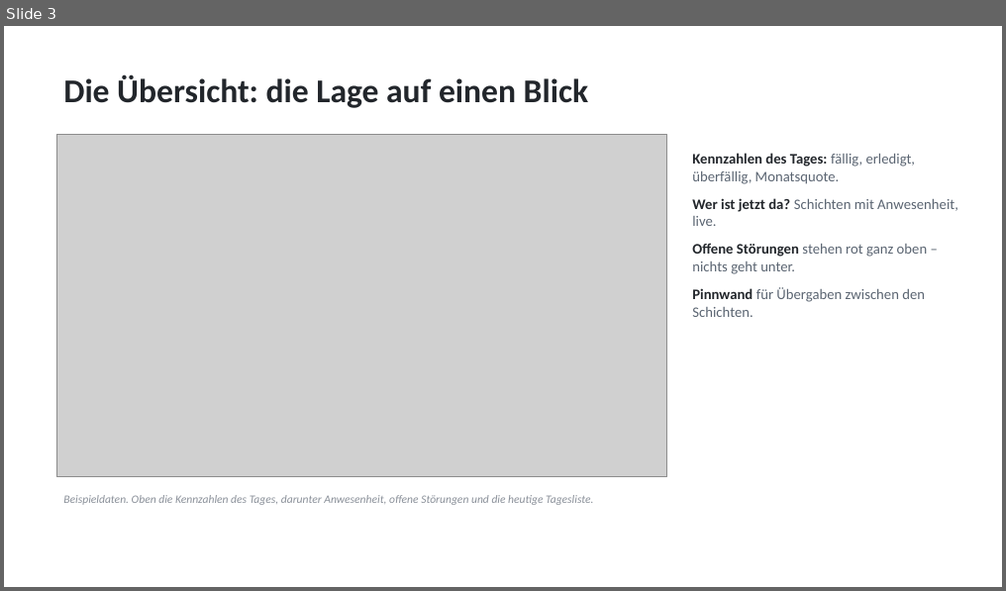
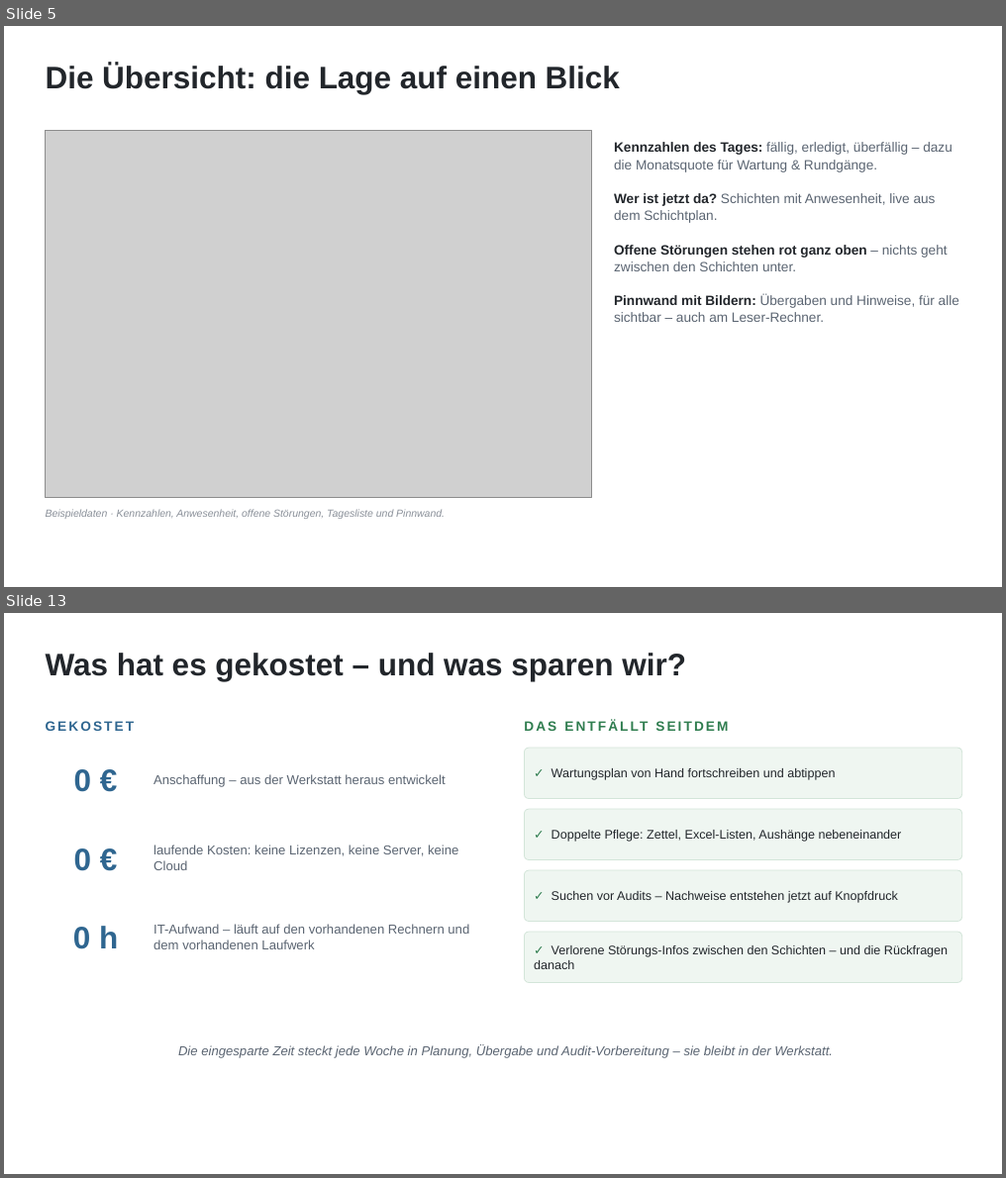
Before and after one commit to ciraciroberto90-debug/WerkstattKalender, a slide deck: doku/Werkstatt-Cockpit-Vorstellung.pptx. Shown one above the other, each under a label of ours: slide 3 before the commit, slides 5 and 13 after it; the slides between them are not shown. The pictures are 1006x591 and 1006x1178 pixels, drawn with LibreOffice and Linux fonts; fonts in the diff are those of the drawing; grey boxes stand for pictures. Boxes give left, top, right and bottom in pixels: in the first picture for what was removed or moved away, otherwise in the second. Text is boxed around its words. In the diff, an @@ line names an element or a change of style, - is before the commit and + after.

```diff
--- a/doku/Werkstatt-Cockpit-Vorstellung.pptx
+++ b/doku/Werkstatt-Cockpit-Vorstellung.pptx
@@ slide 13 added at (x1=4, y1=613, x2=1002, y2=1174), background #FFFFFF @@
@@ text added at (x1=46, y1=653, x2=686, y2=681), 30 pt, text #22262B, bold @@
+Was hat es gekostet – und was sparen wir?
@@ text added at (x1=46, y1=721, x2=135, y2=731), 13 pt, text #2F6690, bold @@
+GEKOSTET
@@ text added at (x1=525, y1=714, x2=966, y2=738), 13 pt, text #2F7D4F, bold @@
+DAS ENTFÄLLT SEITDEM
@@ rounded rectangle added at (x1=525, y1=748, x2=962, y2=799), fill #EFF6F1, outline #D3E5D9 0.75 pt, 12 pt, text #22262B @@
+✓ Wartungsplan von Hand fortschreiben und abtippen
@@ text added at (x1=74, y1=769, x2=92, y2=792), 30 pt, text #2F6690, bold @@
+0 €
@@ text added at (x1=153, y1=774, x2=446, y2=787), 12.5 pt, text #5B6572 @@
+Anschaffung – aus der Werkstatt heraus entwickelt
@@ rounded rectangle added at (x1=525, y1=809, x2=962, y2=861), fill #EFF6F1, outline #D3E5D9 0.75 pt, 12 pt, text #22262B @@
+✓ Doppelte Pflege: Zettel, Excel-Listen, Aushänge nebeneinander
@@ text added at (x1=74, y1=849, x2=92, y2=871), 30 pt, text #2F6690, bold @@
+0 €
@@ text added at (x1=153, y1=845, x2=458, y2=870), 12.5 pt, text #5B6572 @@
+laufende Kosten: keine Lizenzen, keine Server, keine Cloud
@@ rounded rectangle added at (x1=525, y1=870, x2=962, y2=922), fill #EFF6F1, outline #D3E5D9 0.75 pt, 12 pt, text #22262B @@
+✓ Suchen vor Audits – Nachweise entstehen jetzt auf Knopfdruck
@@ text added at (x1=73, y1=926, x2=118, y2=950), 30 pt, text #2F6690, bold @@
+0 h
@@ text added at (x1=153, y1=924, x2=469, y2=950), 12.5 pt, text #5B6572 @@
+IT-Aufwand – läuft auf den vorhandenen Rechnern und dem vorhandenen Laufwerk
@@ rounded rectangle added at (x1=525, y1=932, x2=962, y2=983), fill #EFF6F1, outline #D3E5D9 0.75 pt, 12 pt, text #22262B @@
+✓ Verlorene Störungs-Infos zwischen den Schichten – und die Rückfragen danach
@@ text added at (x1=178, y1=1046, x2=833, y2=1059), 12.5 pt, text #5B6572, italic @@
+Die eingesparte Zeit steckt jede Woche in Planung, Übergabe und Audit-Vorbereitung – sie bleibt in der Werkstatt.
@@ what was slide 3 is now slide 5 @@
@@ slide 5 changed as well @@
@@ text "Die Übersicht: die Lage auf ..." moved from (x1=63, y1=76, x2=588, y2=108) to (x1=46, y1=64, x2=620, y2=94) @@
@@ text "Die Übersicht: die Lage auf ..." at (x1=46, y1=64, x2=620, y2=94): size 32 to 30 pt, font Calibri to Arial @@
@@ picture resized from (x1=56, y1=135, x2=666, y2=477) to (x1=46, y1=131, x2=592, y2=497) @@
@@ text at (x1=614, y1=142, x2=959, y2=322): text changed; size 14 to 13 pt; font Calibri to Arial @@
-• Kennzahlen des Tages: fällig, erledigt, überfällig, Monatsquote.
-• Wer ist jetzt da? Schichten mit Anwesenheit, live.
-• Offene Störungen stehen rot ganz oben – nichts geht unter.
-• Pinnwand für Übergaben zwischen den Schichten.
+Kennzahlen des Tages: fällig, erledigt, überfällig – dazu die Monatsquote für Wartung & Rundgänge.
+Wer ist jetzt da? Schichten mit Anwesenheit, live aus dem Schichtplan.
+Offene Störungen stehen rot ganz oben – nichts geht zwischen den Schichten unter.
+Pinnwand mit Bildern: Übergaben und Hinweise, für alle sichtbar – auch am Leser-Rechner.
@@ text at (x1=46, y1=509, x2=445, y2=519): text changed; size 11 to 10 pt; font Calibri to Arial @@
-Beispieldaten. Oben die Kennzahlen des Tages, darunter Anwesenheit, offene Störungen und die heutige Tagesliste.
+Beispieldaten · Kennzahlen, Anwesenheit, offene Störungen, Tagesliste und Pinnwand.
```
Also in this commit, not shown: 5 other slides changed, 10 other slides added, 5 slides removed, 7 other files.
